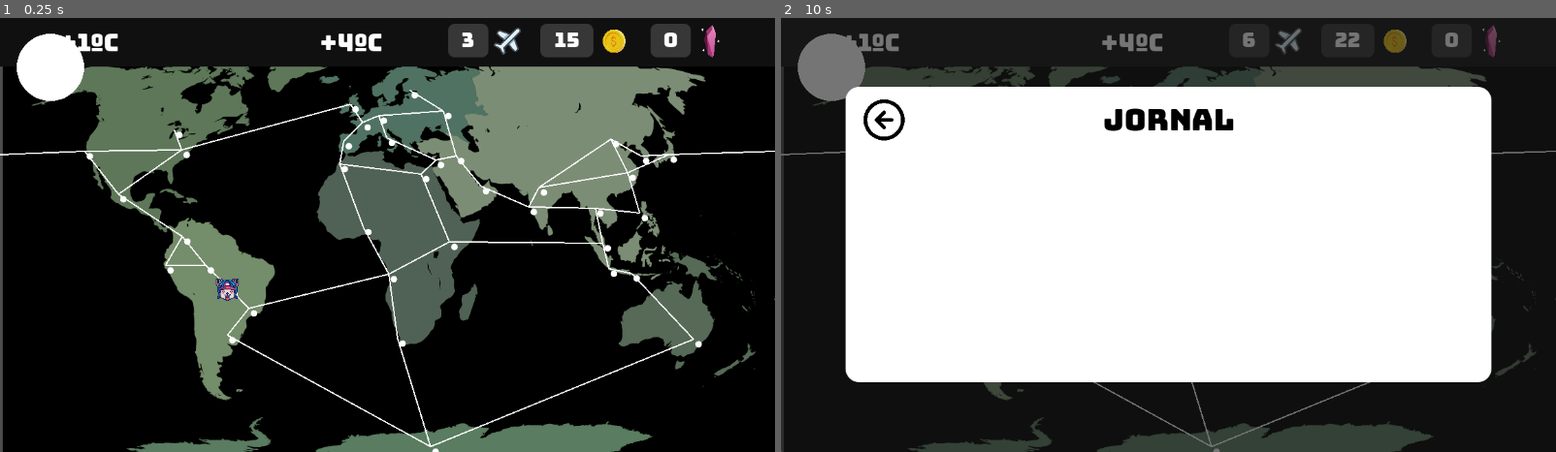
Above: before the commit, frames 1-2 (left to right).
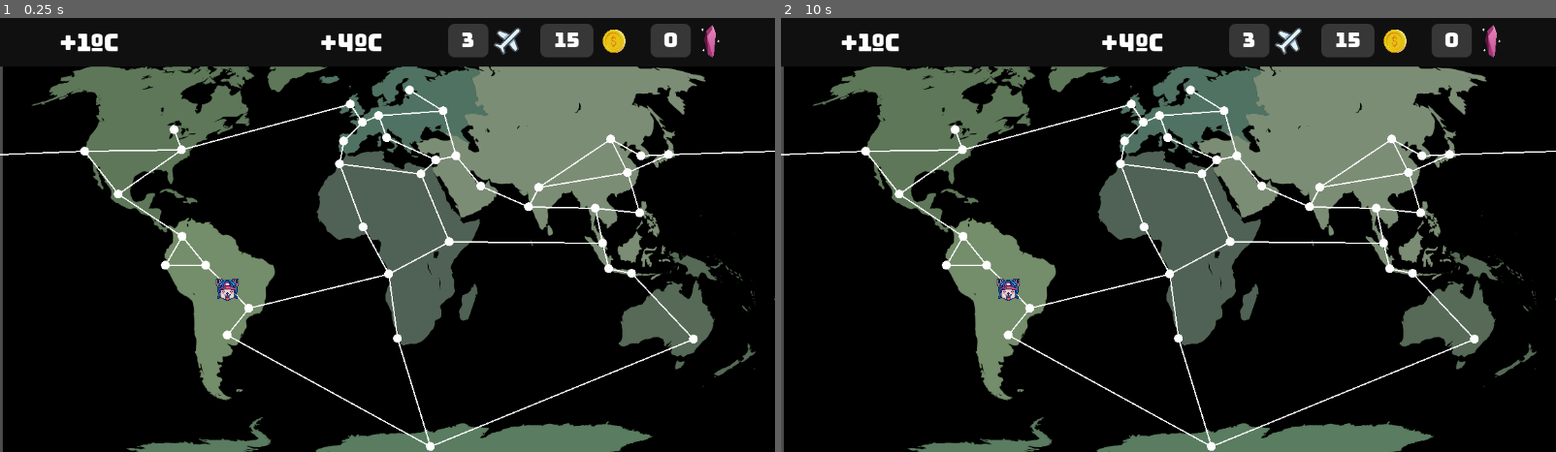
Above: after the commit, the same moments.

Repository: CarolCoCe/GreenGame
Game: Godot game, scene res://main/scene/main.tscn
The game is run twice, just before and just after one commit, with the same random seed, the same clock (stepped at 60 frames per second) and the same inputs.
Inputs (mouse positions are in pixels of both pictures, inside the frame that each line leads up to):
- Up to frame 1 (0.25 s): no input
- Up to frame 2 (10 s): click (998, 230) at 0.52 s; click (1215, 451) at 1.27 s; click (1215, 447) at 2.02 s; click (1246, 161) at 2.77 s; click (1238, 156) at 3.52 s; click (1416, 278) at 4.27 s; click (1416, 274) at 5.02 s; click (1377, 213) at 5.77 s; click (1377, 208) at 6.52 s; click (1168, 122) at 7.27 s; click (1160, 117) at 8.02 s; click (967, 243) at 8.77 s; click (967, 235) at 9.52 s

The runs differ from the first frame. In frame 1, 2.1% of the frame differs, in the area x 2-91%, y 3-100%; in frame 2, 63%, in the area x 0-100%, y 1-100%.

Commit message:
botoes do mapa posicionados. falta fazer todas as textures

Diff:
--- a/main/scene/main.tscn
+++ b/main/scene/main.tscn
@@ -9,7 +9,6 @@
 [ext_resource type="PackedScene" uid="uid://bveme6eus57s2" path="res://player/scene/player.tscn" id="4_yis4t"]
 [ext_resource type="Texture2D" uid="uid://cd1anvues3yo6" path="res://assets/Icon-kgem2.png" id="6_8k8il"]
 [ext_resource type="PackedScene" uid="uid://e41uscdwo833" path="res://Painel - global/painel.tscn" id="8_ci4yx"]
-[ext_resource type="Texture2D" uid="uid://du3s83mdpsr5k" path="res://assets/WhiteCircle.png" id="10_1x1vj"]
 
 [sub_resource type="StyleBoxFlat" id="StyleBoxFlat_v0tia"]
 bg_color = Color(1, 1, 1, 0.164706)
@@ -24,6 +23,7 @@
 [node name="JogoGsd" type="Sprite2D" parent="."]
 position = Vector2(580, 325)
 texture = ExtResource("2_u8c2d")
+region_filter_clip_enabled = true
 
 [node name="ColorRect" type="ColorRect" parent="."]
 modulate = Color(0.0627451, 0.0627451, 0.0627451, 1)
@@ -31,7 +31,7 @@
 offset_bottom = 74.0
 
 [node name="Timer" type="Timer" parent="."]
-wait_time = 10.0
+wait_time = 240.0
 autostart = true
 
 [node name="Label-plane" type="Label" parent="."]
@@ -111,11 +111,4 @@
 visible = false
 z_index = 2
 
-[node name="TextureButton" type="TextureButton" parent="."]
-clip_contents = true
-custom_minimum_size = Vector2(640, 640)
-offset_right = 40.0
-offset_bottom = 40.0
-texture_normal = ExtResource("10_1x1vj")
-
 [connection signal="timeout" from="Timer" to="." method="_on_timer_timeout_rodada"]
--- a/main/scripts/WorldMap.gd
+++ b/main/scripts/WorldMap.gd
@@ -12,11 +12,14 @@
 	#draw the city points
 	var circleCity = TextureButton.new()
 	var texture = load("res://assets/WhiteCircle.png")
-	circleCity.scale = Vector2(0.1,0.1)
+	#var textureHover = load("res://assets/Icon-kgem.png")
+	circleCity.scale = Vector2(0.13,0.13)
+	circleCity.size = (circleCity.scale * Vector2(150,150))
 	circleCity.texture_normal = texture
-	circleCity.position = city.positionMap
+	#circleCity.texture_hover = textureHover
+	circleCity.position = city.positionMap - circleCity.size/2
 	circleCity.visible = true
-	circleCity.clip_contents = true
+	circleCity.STRETCH_KEEP_CENTERED
 	add_child(circleCity)
 
 
--- a/project.godot
+++ b/project.godot
@@ -13,7 +13,7 @@
 config/name="GreenGame"
 run/main_scene="res://main/scene/main.tscn"
 config/features=PackedStringArray("4.2", "Mobile")
-config/icon="res://icon.svg"
+config/icon="res://icon.png"
 
 [editor_plugins]
 
Not shown: 1 places in main/scene/main.tscn that only renumber resources
Not shown, removed: screenshot_ef.png.import
Not shown, removed: screenshot_export.png.import
Not shown, removed: screenshot_rtl.png.import
Not shown, removed: README.md
